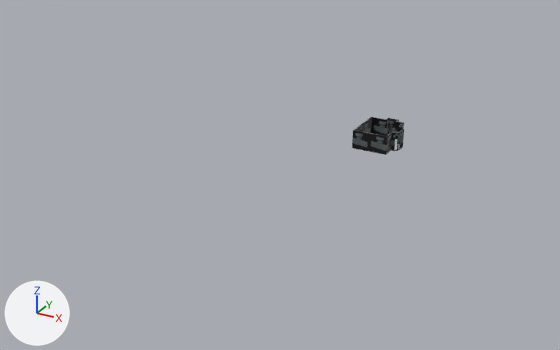
Renders of the Blender file escape_room/assets/blend/map.blend from each side of a commit.
Before and after are seen from a 50 mm lens placed at (16.1, -41.9, 17.3), pointed at (-4.9, -3.8, -1.8). Lighting does not change. The marker at lower left points along +X, +Y and +Z. Mesh edges are drawn as thin lines on the coarser meshes.
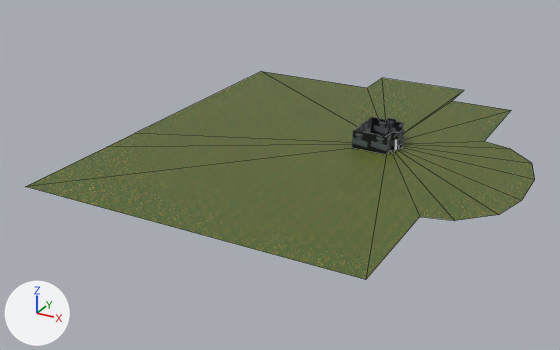
Commit message: added map

Changed parts and their boxes [x1, y1, x2, y2] in the pictures (560 x 350 px):
'Plane.002', added (green): after [25, 71, 535, 280]

Patch to the scene script:
```diff
--- a/escape_room/assets/blend/map.blend.py
+++ b/escape_room/assets/blend/map.blend.py
@@ img_grass_png @@
+img_grass_png = load_image('grass.png', '../../../fordypning/assets/textures/grass.jpg', 2048, 2048, 'sRGB')
@@ mat_material_002 @@
+mat_material_002 = principled_material('Material.002')
+mat_material_002.texture = img_grass_png
@@ me_plane_003 @@
+me_plane_003.from_pydata(...)  # 36 vertices, 18 faces; spans x -14.2..9.5, y -15.0..13.2, z -0.6
+me_plane_003.materials.append(mat_material_002)  # picture img_grass_png
@@ ob_plane_002 @@
+ob_plane_002 = bpy.data.objects.new('Plane.002', me_plane_003)
+ob_plane_002.location = (0.06, -0.27, 0.58)
```
